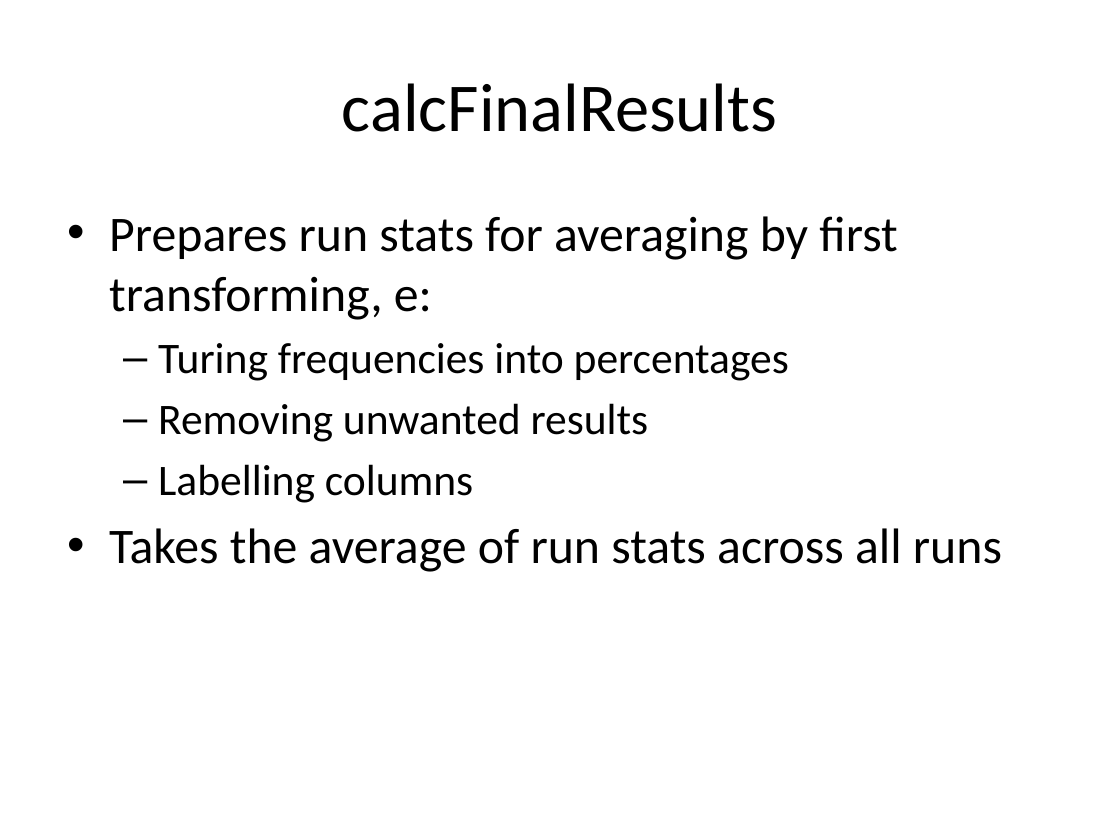
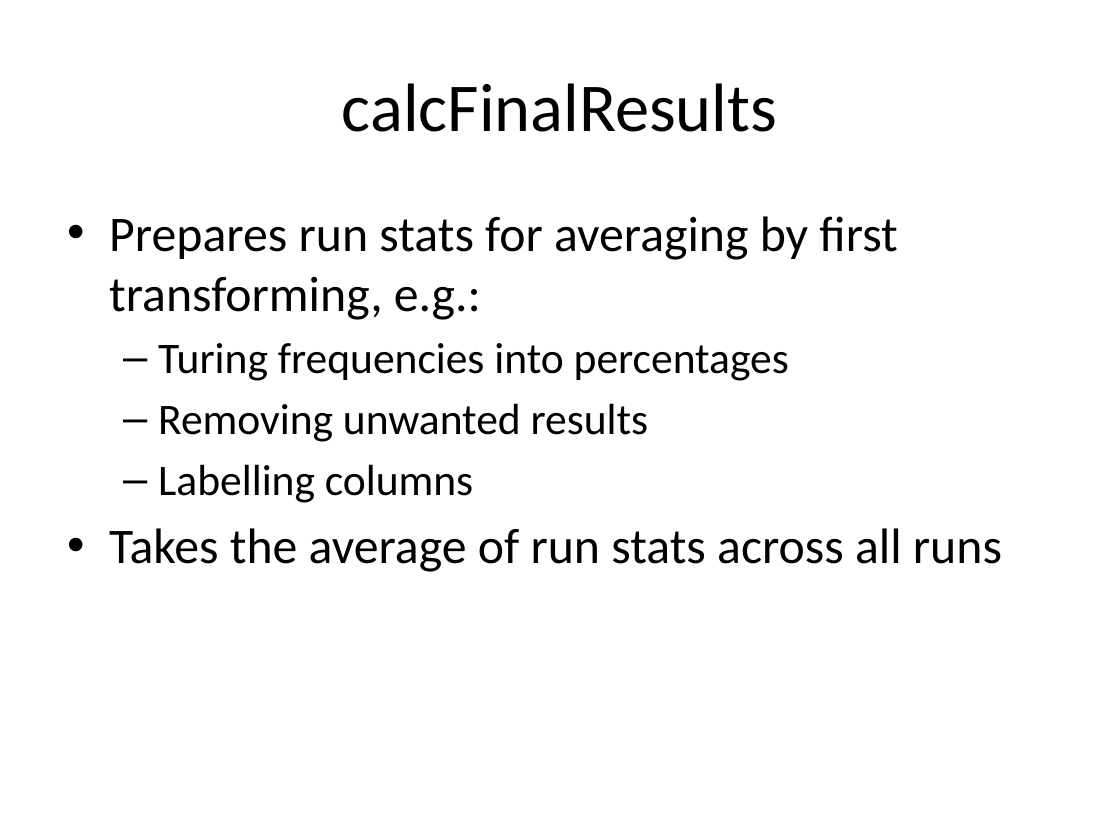
Before and after one commit to compassresearchcentre/simario, a slide deck: slide 25 of docs/Simar overview.pptx. Drawn at 1120x840 pixels with LibreOffice and Linux fonts; fonts in the diff are those of the drawing. Boxes give left, top, right and bottom in pixels: in the first picture for what was removed or moved away, otherwise in the second. Text is boxed around its words. In the diff, an @@ line names an element or a change of style, - is before the commit and + after.

```diff
--- a/docs/Simar overview.pptx
+++ b/docs/Simar overview.pptx
@@ text at <box>109,216,897,320</box>: text changed @@
-• Prepares run stats for averaging by first transforming, e:
+• Prepares run stats for averaging by first transforming, e.g.:
```
Also in this commit, not shown: 3 other slides changed, 4 other files.
